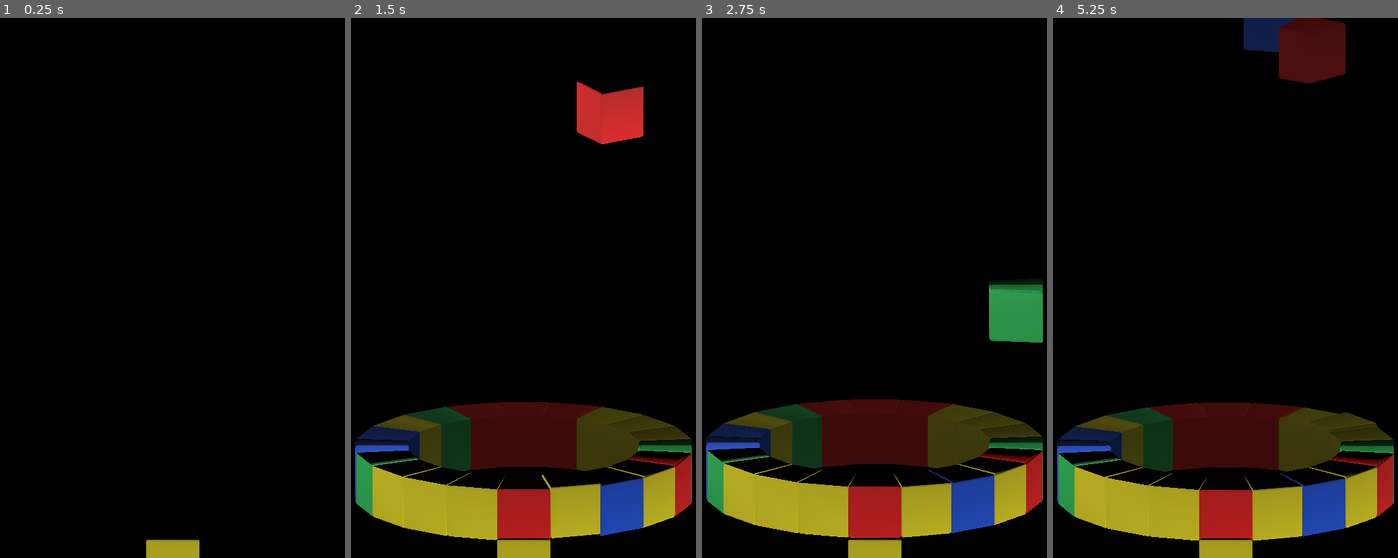
Above: before the commit, frames 1-4 (left to right).
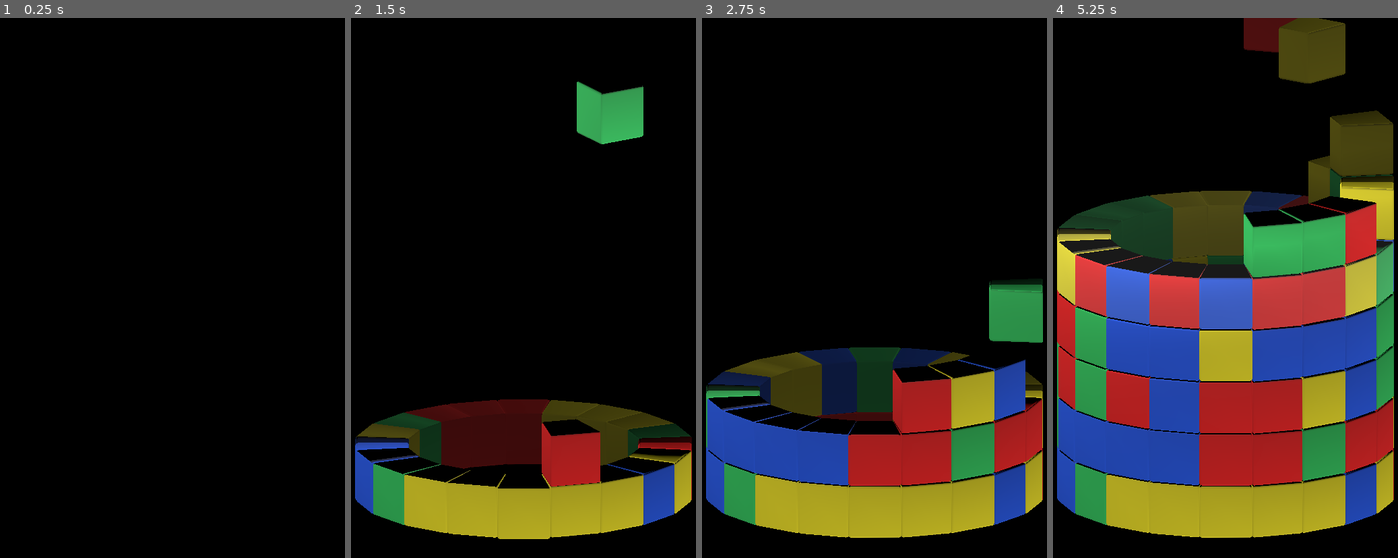
Above: after the commit, the same moments.

Repository: KasaiAi/Rotary
Game: Godot game, scene res://Scenes/level.tscn
Same seed, same stepped clock (60 frames per second), same inputs: the game is played once before the commit and once after it.
Inputs (mouse positions are in pixels of both pictures, inside the frame that each line leads up to):
- Up to frame 1 (0.25 s): no input
- Up to frame 2 (1.5 s): tap Enter at 0.5 s; move the mouse to (602, 261) at 0.52 s; hold Right (ui_right) 0.53-1.28 s; click (602, 261) at 0.6 s; tap Space (ui_select) at 0.77 s; right-click (602, 261) at 0.8 s; move the mouse to (451, 315) at 1.27 s; hold Down (ui_down) from 1.28 s (still down); right-click (451, 315) at 1.35 s
- Up to frame 3 (2.75 s): tap Space (ui_select) at 1.52 s; click (802, 315) at 1.55 s; move the mouse to (912, 169) at 2.02 s; release Down (ui_down) at 2.03 s; hold Right (ui_right) from 2.03 s (still down); click (912, 169) at 2.1 s; right-click (912, 169) at 2.3 s
- Up to frame 4 (5.25 s): move the mouse to (1208, 396) at 2.77 s; right-click (1208, 396) at 2.85 s; tap Space (ui_select) at 3.02, 3.77, 4.52 s; click (1208, 396) at 3.05 s; move the mouse to (1332, 369) at 3.52 s; release Right (ui_right) at 3.53 s; hold Left (ui_left) 3.53-5.03 s; click (1332, 369) at 3.6 s; right-click (1332, 369) at 3.8 s; move the mouse to (1118, 207) at 4.27 s; right-click (1118, 207) at 4.35 s; click (1118, 207) at 4.55 s; move the mouse to (1242, 288) at 5.02 s; hold Down (ui_down) from 5.03 s (still down); click (1242, 288) at 5.1 s

The runs differ from the first frame. In frame 1, 0.5% of the frame differs, in the area x 42-58%, y 94-100%; in frame 2, 15%; in frame 3, 26%; in frame 4, 61%, in the area x 1-99%, y 0-100%.

Commit message:
Rings lock in and  Cells fall into place, bot rotation needs an exception

Diff:
--- a/Objects/ring.tscn
+++ b/Objects/ring.tscn
@@ -1,11 +1,7 @@
-[gd_scene load_steps=5 format=3 uid="uid://yrxljf6l4x0d"]
+[gd_scene load_steps=4 format=3 uid="uid://yrxljf6l4x0d"]
 
 [ext_resource type="Script" path="res://Scripts/ring.gd" id="1_rt7if"]
 [ext_resource type="PackedScene" uid="uid://db0b0d56w4t7e" path="res://Behaviors/drag.tscn" id="2_13h7d"]
-
-[sub_resource type="CylinderShape3D" id="1"]
-height = 0.12802
-radius = 6.34827
 
 [sub_resource type="CylinderShape3D" id="CylinderShape3D_5f8wq"]
 radius = 6.35068
@@ -14,12 +10,6 @@
 script = ExtResource("1_rt7if")
 
 [node name="CellContainer" type="Node" parent="."]
-
-[node name="Floor" type="StaticBody3D" parent="."]
-
-[node name="CollisionShape3D" type="CollisionShape3D" parent="Floor"]
-transform = Transform3D(1, 0, 0, 0, 1, 0, 0, 0, 1, 0, -1, 0)
-shape = SubResource("1")
 
 [node name="CollisionShape3D" type="CollisionShape3D" parent="."]
 shape = SubResource("CylinderShape3D_5f8wq")
--- a/Scenes/level.tscn
+++ b/Scenes/level.tscn
@@ -4,8 +4,11 @@
 [ext_resource type="Script" path="res://Scripts/level_control.gd" id="2"]
 [ext_resource type="PackedScene" uid="uid://yrxljf6l4x0d" path="res://Objects/ring.tscn" id="3_0jacf"]
 [ext_resource type="Texture2D" uid="uid://qilkrh46aof2" path="res://Assets/depth fade.png" id="3_rpk6y"]
-[ext_resource type="PackedScene" uid="uid://c47v3dpdoqi13" path="res://Objects/cell.tscn" id="4_4vgax"]
 [ext_resource type="PackedScene" uid="uid://db0b0d56w4t7e" path="res://Behaviors/drag.tscn" id="4_vshgj"]
+
+[sub_resource type="CylinderShape3D" id="CylinderShape3D_5xo8e"]
+height = 0.12802
+radius = 6.34827
 
 [sub_resource type="BoxShape3D" id="BoxShape3D_j3kkm"]
 
@@ -29,16 +32,37 @@
 
 [node name="Cylinder" type="Node3D" parent="."]
 
-[node name="Ring1" parent="Cylinder" instance=ExtResource("3_0jacf")]
+[node name="Level1" parent="Cylinder" instance=ExtResource("3_0jacf")]
 
-[node name="Ring2" parent="Cylinder" instance=ExtResource("3_0jacf")]
-transform = Transform3D(1, 0, 0, 0, 1, 0, 0, 0, 1, 0, -2, 0)
+[node name="Level2" parent="Cylinder" instance=ExtResource("3_0jacf")]
+transform = Transform3D(1, 0, 0, 0, 1, 0, 0, 0, 1, 0, 2, 0)
 
-[node name="Cell" parent="Cylinder/Ring2" instance=ExtResource("4_4vgax")]
-transform = Transform3D(1, 0, 0, 0, 1, 0, 0, 0, 1, 0, 0, 5.37687)
+[node name="Level3" parent="Cylinder" instance=ExtResource("3_0jacf")]
+transform = Transform3D(1, 0, 0, 0, 1, 0, 0, 0, 1, 0, 4, 0)
+
+[node name="Level4" parent="Cylinder" instance=ExtResource("3_0jacf")]
+transform = Transform3D(1, 0, 0, 0, 1, 0, 0, 0, 1, 0, 6, 0)
+
+[node name="Level5" parent="Cylinder" instance=ExtResource("3_0jacf")]
+transform = Transform3D(1, 0, 0, 0, 1, 0, 0, 0, 1, 0, 8, 0)
+
+[node name="Level6" parent="Cylinder" instance=ExtResource("3_0jacf")]
+transform = Transform3D(1, 0, 0, 0, 1, 0, 0, 0, 1, 0, 10, 0)
+
+[node name="Level7" parent="Cylinder" instance=ExtResource("3_0jacf")]
+transform = Transform3D(1, 0, 0, 0, 1, 0, 0, 0, 1, 0, 12, 0)
+
+[node name="Level8" parent="Cylinder" instance=ExtResource("3_0jacf")]
+transform = Transform3D(1, 0, 0, 0, 1, 0, 0, 0, 1, 0, 14, 0)
 
 [node name="dragger" parent="Cylinder" instance=ExtResource("4_vshgj")]
 triggerAction = "drag"
+
+[node name="Floor" type="StaticBody3D" parent="Cylinder"]
+
+[node name="CollisionShape3D" type="CollisionShape3D" parent="Cylinder/Floor"]
+transform = Transform3D(1, 0, 0, 0, 1, 0, 0, 0, 1, 0, -1, 0)
+shape = SubResource("CylinderShape3D_5xo8e")
 
 [node name="Spawner" type="Node3D" parent="."]
 transform = Transform3D(1, 0, 0, 0, 1, 0, 0, 0, 1, 0, 16, 0)
--- a/Scripts/cell.gd
+++ b/Scripts/cell.gd
@@ -27,8 +27,8 @@
 #flavor de destruição das peças; cria vários fragmentos que caem
 func breakup():
 	var smolCell = load("res://Objects/cell bit.tscn")
-#	spawn 4 minicubes, not as children (particles?)
 	for i in 8:
+		# Saves parent's position, applies random rotation, copies parent's color, adds minis as children of world node and deletes parent cell
 		var cellBit = smolCell.instantiate()
 		cellBit.transform = global_transform
 		cellBit.translate_object_local(Vector3(randi_range(-1, 1),1,randi_range(-1, 1)))
@@ -37,12 +37,13 @@
 	queue_free()
 
 func on_landing():
+	if onFloor and linear_velocity.y < -1:
+		onFloor = false
 	if not onFloor:
 		if $Grounded.is_colliding():
 			emit_signal("landed", self)
 			onFloor = true
-		else:
-			onFloor = false
 
 func _process(_delta):
 		on_landing()
+		print(rotation.y)
--- a/Scripts/level_control.gd
+++ b/Scripts/level_control.gd
@@ -13,7 +13,26 @@
 # Cell creation variables
 var cellObject = load("res://Objects/cell.tscn")
 var cellType
-#var cellID
+var ringPosition = [Vector3(0, 0, 5.25),
+Vector3(1.62, 0, 4.99),
+Vector3(3.08, 0.05, 4.24),
+Vector3(4.24, 0.05, 3.08),
+Vector3(4.99, 0.05, 1.62),
+Vector3(5.25, 0.05, -0),
+Vector3(4.99, 0.05, -1.62),
+Vector3(4.24, 0.05, -3.08),
+Vector3(3.08, 0.05, -4.24),
+Vector3(1.62, 0.05, -4.99),
+Vector3(0, 0.05, -5.25),
+Vector3(-1.62, 0.05, -4.99),
+Vector3(-3.08, 0.05, -4.24),
+Vector3(-4.24, 0.05, -3.08),
+Vector3(-4.99, 0.05, -1.62),
+Vector3(-5.25, 0.05, 0),
+Vector3(-4.99, 0.05, 1.62),
+Vector3(-4.24, 0.05, 3.08),
+Vector3(-3.08, 0.05, 4.24),
+Vector3(-1.62, 0.05, 4.99)]
 
 func _ready():
 	randomize()
@@ -66,27 +85,41 @@
 # Set cell level according to height in world
 func _on_cell_landing(cell):
 	var level = roundi(cell.global_position.y/2)
-	remove_child(cell)
+	print("Landed! Layer ",level)
 
 	match level:
-#		8:
-#			perigo
-#		7:
-#			$Cylinder/Ring8.add_child(cell)
-#		6:
-#			$Cylinder/Ring7.add_child(cell)
-#		5:
-#			$Cylinder/Ring6.add_child(cell)
-#		4:
-#			$Cylinder/Ring5.add_child(cell)
-#		3:
-#			$Cylinder/Ring4.add_child(cell)
-#		2:
-#			$Cylinder/Ring3.add_child(cell)
-#		1:
-#			$Cylinder/Ring2.add_child(cell)
+		8:
+			print("perigo")
+		7:
+			level = $Cylinder/Level8
+		6:
+			level = $Cylinder/Level7
+		5:
+			level = $Cylinder/Level6
+		4:
+			level = $Cylinder/Level5
+		3:
+			level = $Cylinder/Level4
+		2:
+			level = $Cylinder/Level3
+		1:
+			level = $Cylinder/Level2
 		0:
-			$Cylinder/Ring1.add_child(cell)
+			level = $Cylinder/Level1
+
+	if level is Object:
+		#  Change parent, keep global position
+		cell.reparent(level, true)
+
+		# Fix cell position within the parent ring
+		var closest = 10
+		var newPos
+		for i in (ringPosition):
+			if cell.position.distance_to(i) < closest:
+				closest = cell.position.distance_to(i)
+				newPos = i
+		cell.position = newPos
+
 
 #	upon landing, append cell to array
 
@@ -180,8 +213,8 @@
 #Tornar peça filha do anel onde aterrissar				OK!
 #Rotacionar anel c/ snapping							OK!
 
-#Consertar posicionamento da peça quando entra no anel
-#Mover aneis independentemente
+#Consertar posicionamento da peça quando entra no anel	OK!
+#Mover aneis independentemente							OK!
 #Peças visíveis no topo antes de cair (timer próprio)
 #Adicionar peças criadas num array
 #Fazer algo quando peças chegarem no topo
--- a/Scripts/ring.gd
+++ b/Scripts/ring.gd
@@ -29,6 +29,8 @@
 				i.get_node("Mesh").material_overlay = null
 
 	if Input.is_action_just_released("click"):
+		# Deactivates rotation
+		$dragger.process_mode = Node.PROCESS_MODE_DISABLED
 		# Snaps ring rotation to fixed points
 		if fposmod(rotation_degrees.y, 18) > 9:
 			rotation_degrees.y += 18
